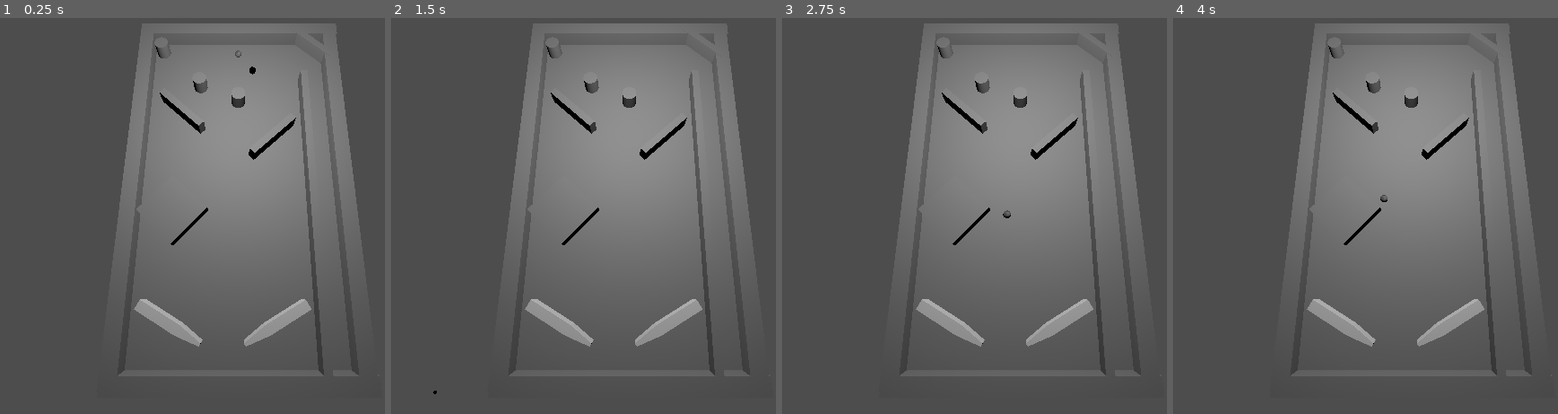
Above: before the commit, frames 1-4 (left to right).
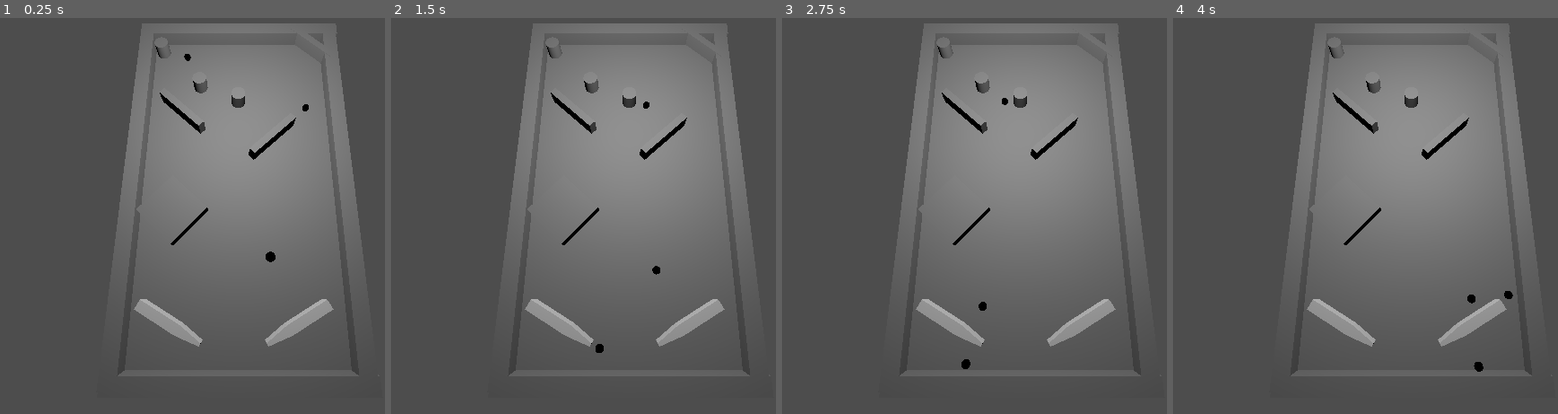
Above: after the commit, the same moments.

Repository: 2Sloppy4slime/Rolling-Heroes-Dev
Game: Godot game, scene res://scenes/base_flipper.tscn
The game is run twice, just before and just after one commit, with the same random seed, the same clock (stepped at 60 frames per second) and the same inputs.
Inputs:
- Up to frame 1 (0.25 s): no input
- Up to frame 2 (1.5 s): hold D (nudge_right) 0.53-1.28 s; hold S (nudge_down) from 1.28 s (still down)
- Up to frame 3 (2.75 s): release S (nudge_down) at 2.03 s; hold D (nudge_right) from 2.03 s (still down)
- Up to frame 4 (4 s): release D (nudge_right) at 2.78 s; hold W (nudge_up) 2.78-3.53 s; hold A (nudge_left) from 3.53 s (still down)

The runs differ from the first frame. In frame 1, 2.1% of the frame differs, in the area x 47-87%, y 8-91%; in frame 2, 2.1%; in frame 3, 2.1%, in the area x 46-87%, y 13-91%; in frame 4, 2.1%.

Commit message:
Collision detection + cleanup!!
YAAAAAAAA

Diff:
--- a/project.godot
+++ b/project.godot
@@ -15,15 +15,13 @@
 config/features=PackedStringArray("4.5", "Forward Plus")
 config/icon="res://images/icon.svg"
 
-[display]
-
-window/size/viewport_width=1920
-window/size/viewport_height=1080
-
 [global_group]
 
 ball="is a playable ball"
 enemy="bad guys :("
+"flipper wall"="flipper wall for colliding"
+"flipper accesory"="bumpers etc... idk for upgrades too"
+"flipper floor"="floor of the level, ignore collision always"
 
 [input]
 
--- a/scenes/base_flipper.tscn
+++ b/scenes/base_flipper.tscn
@@ -1,63 +1,41 @@
-[gd_scene load_steps=35 format=4 uid="uid://d4m22gwseevlt"]
-
-[ext_resource type="Texture2D" uid="uid://1proqf5oq0u8" path="res://images/665699118ff5af724a2006631d54bf0b.jpg" id="1_xwrnc"]
+[gd_scene load_steps=28 format=4 uid="uid://d4m22gwseevlt"]
+
 [ext_resource type="PackedScene" uid="uid://rg8ng4maolo3" path="res://scenes/base_sphere.tscn" id="2_wflre"]
-[ext_resource type="Script" uid="uid://1konv62i3rbx" path="res://scenes/rigid_body_3d.gd" id="3_wflre"]
-
-[sub_resource type="PhysicsMaterial" id="PhysicsMaterial_1pmx4"]
+
+[sub_resource type="PhysicsMaterial" id="PhysicsMaterial_yemdt"]
+friction = 0.0
+
+[sub_resource type="BoxMesh" id="BoxMesh_x8kkn"]
+
+[sub_resource type="BoxShape3D" id="BoxShape3D_kl3nh"]
+
+[sub_resource type="PhysicsMaterial" id="PhysicsMaterial_xwrnc"]
+friction = 0.0
+bounce = 1.0
+
+[sub_resource type="BoxMesh" id="BoxMesh_wflre"]
+
+[sub_resource type="BoxShape3D" id="BoxShape3D_yemdt"]
+
+[sub_resource type="PhysicsMaterial" id="PhysicsMaterial_xuine"]
 friction = 0.0
 bounce = 0.2
 
-[sub_resource type="SphereMesh" id="SphereMesh_x8kkn"]
-
-[sub_resource type="StandardMaterial3D" id="StandardMaterial3D_kl3nh"]
-albedo_color = Color(0.6378432, 0.6378432, 0.6378431, 1)
-metallic = 1.0
-metallic_specular = 0.6
-metallic_texture = ExtResource("1_xwrnc")
-roughness = 0.0
-
-[sub_resource type="SphereShape3D" id="SphereShape3D_tv6xk"]
-radius = 0.5094606
-
-[sub_resource type="PhysicsMaterial" id="PhysicsMaterial_yemdt"]
-friction = 0.0
-
-[sub_resource type="BoxMesh" id="BoxMesh_x8kkn"]
-
-[sub_resource type="BoxShape3D" id="BoxShape3D_kl3nh"]
-
-[sub_resource type="PhysicsMaterial" id="PhysicsMaterial_xwrnc"]
-friction = 0.0
-bounce = 1.0
-
-[sub_resource type="BoxMesh" id="BoxMesh_wflre"]
-
-[sub_resource type="BoxShape3D" id="BoxShape3D_yemdt"]
-
-[sub_resource type="PhysicsMaterial" id="PhysicsMaterial_xuine"]
+[sub_resource type="PhysicsMaterial" id="PhysicsMaterial_eb3d6"]
 friction = 0.0
 bounce = 0.2
 
-[sub_resource type="PhysicsMaterial" id="PhysicsMaterial_eb3d6"]
-friction = 0.0
+[sub_resource type="PhysicsMaterial" id="PhysicsMaterial_nmyrp"]
+friction = 0.1
 bounce = 0.2
 
-[sub_resource type="PhysicsMaterial" id="PhysicsMaterial_nmyrp"]
-friction = 0.0
-bounce = 0.2
-
-[sub_resource type="PhysicsMaterial" id="PhysicsMaterial_tv6xk"]
-friction = 0.0
-bounce = 0.2
+[sub_resource type="PhysicsMaterial" id="PhysicsMaterial_wflre"]
+friction = 0.0
+bounce = 0.6
 
 [sub_resource type="BoxShape3D" id="BoxShape3D_1pmx4"]
 
 [sub_resource type="BoxMesh" id="BoxMesh_kl3nh"]
-
-[sub_resource type="PhysicsMaterial" id="PhysicsMaterial_wflre"]
-friction = 0.0
-bounce = 0.6
 
 [sub_resource type="PhysicsMaterial" id="PhysicsMaterial_x8kkn"]
 friction = 0.0
@@ -130,6 +108,7 @@
 size = Vector3(0.11640167, 0.1362381, 0.8318721)
 
 [sub_resource type="PhysicsMaterial" id="PhysicsMaterial_yw7vg"]
+friction = 0.8
 bounce = 1.0
 
 [node name="Node3D" type="Node3D"]
@@ -142,206 +121,185 @@
 light_energy = 2.0
 omni_range = 104.170135
 
-[node name="sphere1" type="RigidBody3D" parent="."]
-transform = Transform3D(1, 0, 0, 0, 1, 0, 0, 0, 1, 0, 0.8874913, -1.979964)
-physics_material_override = SubResource("PhysicsMaterial_1pmx4")
-script = ExtResource("3_wflre")
-
-[node name="sphere" type="MeshInstance3D" parent="sphere1"]
-transform = Transform3D(0.1, 0, 0, 0, 0.099999994, 0, 0, 0, 0.10000002, 0, 0, 0)
-mesh = SubResource("SphereMesh_x8kkn")
-skeleton = NodePath("../..")
-surface_material_override/0 = SubResource("StandardMaterial3D_kl3nh")
-
-[node name="CollisionShape3D" type="CollisionShape3D" parent="sphere1" groups=["ball"]]
-transform = Transform3D(0.1, 0, 0, 0, 0.1, 0, 0, 0, 0.1, 0, 0, 0)
-shape = SubResource("SphereShape3D_tv6xk")
-
 [node name="sphere2" parent="." instance=ExtResource("2_wflre")]
-transform = Transform3D(0.9998915, 0, 0.0147300465, 0, 1, 0, -0.0147300465, 0, 0.9998915, 0.21816, 0.9318367, -1.9942439)
-gravity_scale = 4.5
-
-[node name="Node3D" type="Node3D" parent="."]
+transform = Transform3D(1, 0, 0, 0, 1, 0, 0, 0, 1, 0.987238, 0.54776293, -1.0621763)
+
+[node name="sphere3" parent="." instance=ExtResource("2_wflre")]
+transform = Transform3D(1, 0, 0, 0, 1, 0, 0, 0, 1, 0.3148809, 0.7034356, 1.3701373)
+
+[node name="sphere4" parent="." instance=ExtResource("2_wflre")]
+transform = Transform3D(1, 0, 0, 0, 1, 0, 0, 0, 1, -0.78881925, 0.8766776, -1.9155794)
+
+[node name="Flipper" type="Node3D" parent="."]
 transform = Transform3D(1, 0, 0, 0, 0.93969244, -0.34202006, 0, 0.34202006, 0.93969244, 0, 0, 0)
 
-[node name="floot" type="StaticBody3D" parent="Node3D"]
+[node name="floor" type="StaticBody3D" parent="Flipper" groups=["flipper floor"]]
 transform = Transform3D(3, 0, 0, 0, 0.2, 0, 0, 0, 5, 0, 0, 0)
 physics_material_override = SubResource("PhysicsMaterial_yemdt")
 
-[node name="MeshInstance3D" type="MeshInstance3D" parent="Node3D/floot"]
+[node name="MeshInstance3D" type="MeshInstance3D" parent="Flipper/floor" groups=["flipper floor"]]
 mesh = SubResource("BoxMesh_x8kkn")
 skeleton = NodePath("../../..")
 
-[node name="CollisionShape3D" type="CollisionShape3D" parent="Node3D/floot"]
+[node name="CollisionShape3D" type="CollisionShape3D" parent="Flipper/floor" groups=["flipper floor"]]
 shape = SubResource("BoxShape3D_kl3nh")
 
-[node name="StaticBody3D2" type="StaticBody3D" parent="Node3D"]
+[node name="LeftWall" type="StaticBody3D" parent="Flipper" groups=["flipper wall"]]
 transform = Transform3D(1, 0, 0, 0, 1, 0, 0, 0, 1, -1.3965575, 0.19422305, 0)
 physics_material_override = SubResource("PhysicsMaterial_xwrnc")
 
-[node name="MeshInstance3D" type="MeshInstance3D" parent="Node3D/StaticBody3D2"]
+[node name="MeshInstance3D" type="MeshInstance3D" parent="Flipper/LeftWall"]
 transform = Transform3D(0.2, 0, 0, 0, 0.2, 0, 0, 0, 5, 0, 0, 0)
 mesh = SubResource("BoxMesh_wflre")
 
-[node name="CollisionShape3D" type="CollisionShape3D" parent="Node3D/StaticBody3D2"]
+[node name="CollisionShape3D" type="CollisionShape3D" parent="Flipper/LeftWall"]
 transform = Transform3D(0.2, 0, 0, 0, 0.2, 0, 0, 0, 5, 0, 0, 0)
 shape = SubResource("BoxShape3D_yemdt")
 
-[node name="StaticBody3D3" type="StaticBody3D" parent="Node3D"]
+[node name="rightwall" type="StaticBody3D" parent="Flipper" groups=["flipper wall"]]
 transform = Transform3D(1, 0, 0, 0, 1, 0, 0, 0, 1, 1.3948919, 0.19422305, 0)
 physics_material_override = SubResource("PhysicsMaterial_xuine")
 
-[node name="MeshInstance3D" type="MeshInstance3D" parent="Node3D/StaticBody3D3"]
+[node name="MeshInstance3D" type="MeshInstance3D" parent="Flipper/rightwall"]
 transform = Transform3D(0.2, 0, 0, 0, 0.2, 0, 0, 0, 5, 0, 0, 0)
 mesh = SubResource("BoxMesh_wflre")
 
-[node name="CollisionShape3D" type="CollisionShape3D" parent="Node3D/StaticBody3D3"]
+[node name="CollisionShape3D" type="CollisionShape3D" parent="Flipper/rightwall"]
 transform = Transform3D(0.2, 0, 0, 0, 0.2, 0, 0, 0, 5, 0, 0, 0)
 shape = SubResource("BoxShape3D_yemdt")
 
-[node name="StaticBody3D4" type="StaticBody3D" parent="Node3D"]
+[node name="topWall" type="StaticBody3D" parent="Flipper"]
 transform = Transform3D(-4.371139e-08, 0, 1, 0, 1, 0, -1, 0, -4.371139e-08, 0.017265677, 0.19422305, -2.40463)
 physics_material_override = SubResource("PhysicsMaterial_eb3d6")
 
-[node name="MeshInstance3D" type="MeshInstance3D" parent="Node3D/StaticBody3D4"]
+[node name="MeshInstance3D" type="MeshInstance3D" parent="Flipper/topWall"]
 transform = Transform3D(0.2, 0, 0, 0, 0.2, 0, 0, 0, 3, 0, 0, 0)
 mesh = SubResource("BoxMesh_wflre")
 
-[node name="CollisionShape3D" type="CollisionShape3D" parent="Node3D/StaticBody3D4"]
+[node name="CollisionShape3D" type="CollisionShape3D" parent="Flipper/topWall"]
 transform = Transform3D(0.2, 0, 0, 0, 0.2, 0, 0, 0, 3, 0, 0, 0)
 shape = SubResource("BoxShape3D_yemdt")
 
-[node name="StaticBody3D5" type="StaticBody3D" parent="Node3D"]
+[node name="Bottomwall" type="StaticBody3D" parent="Flipper"]
 transform = Transform3D(-4.371139e-08, 0, 1, 0, 1, 0, -1, 0, -4.371139e-08, 0.017265677, 0.19422305, 2.4505107)
 physics_material_override = SubResource("PhysicsMaterial_nmyrp")
 
-[node name="MeshInstance3D" type="MeshInstance3D" parent="Node3D/StaticBody3D5"]
+[node name="MeshInstance3D" type="MeshInstance3D" parent="Flipper/Bottomwall"]
 transform = Transform3D(0.2, 0, 0, 0, 0.2, 0, 0, 0, 3, 0, 0, 0)
 mesh = SubResource("BoxMesh_wflre")
 
-[node name="CollisionShape3D" type="CollisionShape3D" parent="Node3D/StaticBody3D5"]
+[node name="CollisionShape3D" type="CollisionShape3D" parent="Flipper/Bottomwall"]
 transform = Transform3D(0.2, 0, 0, 0, 0.2, 0, 0, 0, 3, 0, 0, 0)
 shape = SubResource("BoxShape3D_yemdt")
 
-[node name="StaticBody3D6" type="StaticBody3D" parent="Node3D"]
-transform = Transform3D(-8.742278e-07, 0, 1, 0, 1, 0, -20, 0, -4.371139e-08, 0.9657572, 0.2, 0.37486017)
-physics_material_override = SubResource("PhysicsMaterial_tv6xk")
-
-[node name="CollisionShape3D" type="CollisionShape3D" parent="Node3D/StaticBody3D6"]
-transform = Transform3D(0.2, 0, 0, 0, 0.2, 0, 0, 0, 0.1, 0, 0, 0)
-shape = SubResource("BoxShape3D_1pmx4")
-
-[node name="MeshInstance3D" type="MeshInstance3D" parent="Node3D/StaticBody3D6"]
-transform = Transform3D(0.2, 0, 0, 0, 0.2, 0, 0, 0, 0.1, 0, 0, 0)
-mesh = SubResource("BoxMesh_kl3nh")
-
-[node name="Node3D2" type="Node3D" parent="Node3D"]
-
-[node name="Obstacle 2" type="StaticBody3D" parent="Node3D/Node3D2"]
+[node name="obstacles" type="Node3D" parent="Flipper"]
+
+[node name="Obstacle 2" type="StaticBody3D" parent="Flipper/obstacles"]
 transform = Transform3D(0.7307821, 0, -0.6826108, 0, 1, 0, 0.6826108, 0, 0.7307821, -0.8, 0.2, -1)
 physics_material_override = SubResource("PhysicsMaterial_wflre")
 
-[node name="CollisionShape3D" type="CollisionShape3D" parent="Node3D/Node3D2/Obstacle 2"]
+[node name="CollisionShape3D" type="CollisionShape3D" parent="Flipper/obstacles/Obstacle 2"]
 transform = Transform3D(0.8, 0, 0, 0, 0.2, 0, 0, 0, 0.1, 0, 0, 0)
 shape = SubResource("BoxShape3D_1pmx4")
 
-[node name="MeshInstance3D" type="MeshInstance3D" parent="Node3D/Node3D2/Obstacle 2"]
+[node name="MeshInstance3D" type="MeshInstance3D" parent="Flipper/obstacles/Obstacle 2"]
 transform = Transform3D(0.8, 0, 0, 0, 0.2, 0, 0, 0, 0.1, 0, 0, 0)
 mesh = SubResource("BoxMesh_kl3nh")
 
-[node name="Obstacle 1" type="StaticBody3D" parent="Node3D/Node3D2"]
+[node name="Obstacle 1" type="StaticBody3D" parent="Flipper/obstacles"]
 transform = Transform3D(0.7313537, 0, 0.6819984, 0, 1, 0, -0.6819984, 0, 0.7313537, 0.47513562, 0.2, -0.5871142)
 physics_material_override = SubResource("PhysicsMaterial_x8kkn")
 
-[node name="CollisionShape3D" type="CollisionShape3D" parent="Node3D/Node3D2/Obstacle 1"]
+[node name="CollisionShape3D" type="CollisionShape3D" parent="Flipper/obstacles/Obstacle 1"]
 transform = Transform3D(0.8, 0, 0, 0, 0.2, 0, 0, 0, 0.1, 0, 0, 0)
 shape = SubResource("BoxShape3D_1pmx4")
 
-[node name="MeshInstance3D" type="MeshInstance3D" parent="Node3D/Node3D2/Obstacle 1"]
+[node name="MeshInstance3D" type="MeshInstance3D" parent="Flipper/obstacles/Obstacle 1"]
 transform = Transform3D(0.8, 0, 0, 0, 0.2, 0, 0, 0, 0.1, 0, 0, 0)
 mesh = SubResource("BoxMesh_kl3nh")
 
-[node name="Bumper 1" type="StaticBody3D" parent="Node3D/Node3D2"]
+[node name="Bumper 1" type="StaticBody3D" parent="Flipper/obstacles"]
 transform = Transform3D(1, 0, 0, 0, 1, 0, 0, 0, 1, -0.56457245, 0.2, -1.4849155)
 physics_material_override = SubResource("PhysicsMaterial_kl3nh")
 
-[node name="MeshInstance3D" type="MeshInstance3D" parent="Node3D/Node3D2/Bumper 1"]
+[node name="MeshInstance3D" type="MeshInstance3D" parent="Flipper/obstacles/Bumper 1"]
 transform = Transform3D(0.2, 0, 0, 0, 0.1, 0, 0, 0, 0.2, 0, 0, 0)
 mesh = SubResource("CylinderMesh_tv6xk")
 
-[node name="CollisionShape3D" type="CollisionShape3D" parent="Node3D/Node3D2/Bumper 1"]
+[node name="CollisionShape3D" type="CollisionShape3D" parent="Flipper/obstacles/Bumper 1"]
 transform = Transform3D(0.2, 0, 0, 0, 0.1, 0, 0, 0, 0.2, 0, 0, 0)
 shape = SubResource("CylinderShape3D_shq33")
 
-[node name="Bumper 2" type="StaticBody3D" parent="Node3D/Node3D2"]
+[node name="Bumper 2" type="StaticBody3D" parent="Flipper/obstacles"]
 transform = Transform3D(1, 0, 0, 0, 0.99999994, 0, 0, 0, 0.99999994, 0.0005168915, 0.20000002, -1.2224776)
 physics_material_override = SubResource("PhysicsMaterial_mbw2x")
 
-[node name="MeshInstance3D" type="MeshInstance3D" parent="Node3D/Node3D2/Bumper 2"]
+[node name="MeshInstance3D" type="MeshInstance3D" parent="Flipper/obstacles/Bumper 2"]
 transform = Transform3D(0.2, 0, 0, 0, 0.1, 0, 0, 0, 0.2, 0, 0, 0)
 mesh = SubResource("CylinderMesh_tv6xk")
 
-[node name="CollisionShape3D" type="CollisionShape3D" parent="Node3D/Node3D2/Bumper 2"]
+[node name="CollisionShape3D" type="CollisionShape3D" parent="Flipper/obstacles/Bumper 2"]
 transform = Transform3D(0.2, 0, 0, 0, 0.1, 0, 0, 0, 0.2, 0, 0, 0)
 shape = SubResource("CylinderShape3D_shq33")
 
-[node name="Coin" type="StaticBody3D" parent="Node3D/Node3D2"]
+[node name="Coin" type="StaticBody3D" parent="Flipper/obstacles"]
 transform = Transform3D(0.7307821, 0, -0.6826108, 0, 1, 0, 0.6826108, 0, 0.7307821, 1.1393356, 0.2, -2.1531253)
 physics_material_override = SubResource("PhysicsMaterial_hgs3o")
 
-[node name="CollisionShape3D" type="CollisionShape3D" parent="Node3D/Node3D2/Coin"]
+[node name="CollisionShape3D" type="CollisionShape3D" parent="Flipper/obstacles/Coin"]
 transform = Transform3D(0.8, 0, 0, 0, 0.2, 0, 0, 0, 0.1, 0, 0, 0)
 shape = SubResource("BoxShape3D_1pmx4")
 
-[node name="MeshInstance3D" type="MeshInstance3D" parent="Node3D/Node3D2/Coin"]
+[node name="MeshInstance3D" type="MeshInstance3D" parent="Flipper/obstacles/Coin"]
 transform = Transform3D(0.8, 0, 0, 0, 0.2, 0, 0, 0, 0.1, 0, 0, 0)
 mesh = SubResource("BoxMesh_kl3nh")
 
-[node name="Bumper3" type="StaticBody3D" parent="Node3D/Node3D2"]
+[node name="Bumper3" type="StaticBody3D" parent="Flipper/obstacles"]
 transform = Transform3D(1, 0, 0, 0, 1, 0, 0, 0, 1, -1.1675388, 0.2, -2.1259222)
 physics_material_override = SubResource("PhysicsMaterial_1wn12")
 
-[node name="MeshInstance3D" type="MeshInstance3D" parent="Node3D/Node3D2/Bumper3"]
+[node name="MeshInstance3D" type="MeshInstance3D" parent="Flipper/obstacles/Bumper3"]
 transform = Transform3D(0.2, 0, 0, 0, 0.1, 0, 0, 0, 0.2, 0, 0, 0)
 mesh = SubResource("CylinderMesh_tv6xk")
 
-[node name="CollisionShape3D" type="CollisionShape3D" parent="Node3D/Node3D2/Bumper3"]
+[node name="CollisionShape3D" type="CollisionShape3D" parent="Flipper/obstacles/Bumper3"]
 transform = Transform3D(0.2, 0, 0, 0, 0.1, 0, 0, 0, 0.2, 0, 0, 0)
 shape = SubResource("CylinderShape3D_shq33")
 
-[node name="Gros bidule au milieu" type="StaticBody3D" parent="Node3D"]
+[node name="Gros bidule au milieu" type="StaticBody3D" parent="Flipper"]
 transform = Transform3D(0.7307821, 0, -0.6826108, -4.4703484e-08, 1.0000007, -2.9802322e-08, 0.6826112, 2.9802322e-08, 0.7307826, -0.84640276, 0.18057811, 0.4748675)
 physics_material_override = SubResource("PhysicsMaterial_84xgc")
 
-[node name="CollisionShape3D" type="CollisionShape3D" parent="Node3D/Gros bidule au milieu"]
+[node name="CollisionShape3D" type="CollisionShape3D" parent="Flipper/Gros bidule au milieu"]
 transform = Transform3D(0.64, 0, 0, 0, 0.16, 0, 0, 0, 0.64, 0, 0, 0)
 shape = SubResource("BoxShape3D_1pmx4")
 
-[node name="MeshInstance3D" type="MeshInstance3D" parent="Node3D/Gros bidule au milieu"]
+[node name="MeshInstance3D" type="MeshInstance3D" parent="Flipper/Gros bidule au milieu"]
 transform = Transform3D(0.64, 0, 0, 0, 0.16, 0, 0, 0, 0.64, 0, 0, 0)
 mesh = SubResource("BoxMesh_kl3nh")
 
-[node name="PaleG" type="StaticBody3D" parent="Node3D"]
+[node name="PaleG" type="StaticBody3D" parent="Flipper"]
 transform = Transform3D(-0.5, 0, -0.8660253, 0, 1, 0, 0.8660253, 0, -0.5, -0.7933021, 0.17002118, 1.8380549)
 physics_material_override = SubResource("PhysicsMaterial_0b7l0")
 
-[node name="Cube" type="MeshInstance3D" parent="Node3D/PaleG"]
+[node name="Cube" type="MeshInstance3D" parent="Flipper/PaleG"]
 transform = Transform3D(0.18, 0, -7.450581e-09, 0, 0.3, 0, 7.450581e-09, 0, 0.18, 0, 0.016465068, 0)
 mesh = SubResource("ArrayMesh_w7pml")
 skeleton = NodePath("")
 
-[node name="CollisionShape3D" type="CollisionShape3D" parent="Node3D/PaleG"]
+[node name="CollisionShape3D" type="CollisionShape3D" parent="Flipper/PaleG"]
 transform = Transform3D(1, 0, 0, 0, 1, 0, 0, 0, 1, -0.00076305866, 0.008861542, -0.0020456314)
 shape = SubResource("BoxShape3D_n1vkw")
 
-[node name="PaleD" type="StaticBody3D" parent="Node3D"]
+[node name="PaleD" type="StaticBody3D" parent="Flipper"]
+transform = Transform3D(1, 0, 0, 0, 0.99999994, 0, 0, 0, 0.99999994, 0.24831402, 0, 0)
 physics_material_override = SubResource("PhysicsMaterial_yw7vg")
 
-[node name="Cube" type="MeshInstance3D" parent="Node3D/PaleD"]
+[node name="Cube" type="MeshInstance3D" parent="Flipper/PaleD"]
 transform = Transform3D(-0.09, 0, 0.15588456, 0, 0.3, 0, -0.15588456, 0, -0.09, 0.43961346, 0.18648624, 1.8380549)
 mesh = SubResource("ArrayMesh_w7pml")
 skeleton = NodePath("")
 
-[node name="CollisionShape3D" type="CollisionShape3D" parent="Node3D/PaleD"]
+[node name="CollisionShape3D" type="CollisionShape3D" parent="Flipper/PaleD"]
 transform = Transform3D(-0.5, 0, 0.8660253, 0, 1, 0, -0.8660253, 0, -0.5, 0.44242564, 0.17888272, 1.8355117)
 shape = SubResource("BoxShape3D_n1vkw")
--- a/scenes/base_sphere.tscn
+++ b/scenes/base_sphere.tscn
@@ -1,6 +1,6 @@
 [gd_scene load_steps=6 format=3 uid="uid://rg8ng4maolo3"]
 
-[ext_resource type="Script" uid="uid://c8msfpuh6a5e1" path="res://scripts/base_sphere.gd" id="1_4bfup"]
+[ext_resource type="Script" uid="uid://1konv62i3rbx" path="res://scripts/balle.gd" id="1_4bfup"]
 
 [sub_resource type="PhysicsMaterial" id="PhysicsMaterial_4bfup"]
 friction = 0.0
@@ -20,7 +20,6 @@
 [node name="sphere" type="RigidBody3D"]
 physics_material_override = SubResource("PhysicsMaterial_4bfup")
 script = ExtResource("1_4bfup")
-bounce_factor = 1.0
 
 [node name="sphere" type="MeshInstance3D" parent="."]
 transform = Transform3D(0.1, 0, 0, 0, 0.099999994, 0, 0, 0, 0.10000002, 0, 0, 0)
--- a/scenes/rigid_body_3d.gd
+++ /dev/null
@@ -1,70 +0,0 @@
-extends RigidBody3D
-@export var nudge_id = 0
-@export var bounce_factor = 0.9
-@export var base_points_multiplier = 1
-@export var flat_damage = 1
-@export var base_damage_multiplier = 1
-@export var max_damage_multiplier = 4 #damage changes with speed
-@export var launch_speed = 20
-@export var Canbreakshield = false
-@export var Ismultiball = false
-@export var Nudgeready = false
-@export var Pointstochargenudge = 100
-@export var Currentpointstonudge = 0
-@export var next_bounce_functions = [] #[(func,idcollision)]
-@export var next_bounce_condition_id = 0
-func _input(event):
-
-	if event.is_action_pressed("nudge_up"):
-		pass
-	if event.is_action_pressed("nudge_down"):
-		pass
-	if event.is_action_pressed("nudge_left"):
-		pass
-	if event.is_action_pressed("nudge_right"):
-		pass
-
-# mangez ma gock especes de zebzebzeb
-
-# Function : will play functions if bounces happens correctly, call immediately after touching another hull
-func bouncecheck():
-	for i in next_bounce_functions :
-		if bounce_cond_by_id(i[1]) :
-			call(i[0])
-
-
-
-
-# Function : checks which kind of hull touched the ball for pale upgrades
-func bounce_cond_by_id(id):
-	match id :
-		0 : #tout
-			return true
-		1 : #ennemy
-			#if latest collision was enemy then return
-			pass
-		2 : #pales
-			#if latest collision was pale then
-			pass
-		3 : #sticker
-			pass
-		4 : #bouclier
-			pass
-		5 : #multiball
-			pass
-		6 :
-			pass
-		_ :
-			return false
-	return false
-
-func nudge_func():
-	match nudge_id :
-		0 :
-			pass
-		1: #multiball : splits into 3 : 1 nudged (base) 1 stopped and 1 random pushed
-			pass
-		2: #shieldbreaker : breaks any shield on the field
-			pass
-		_:
-			pass
--- a/scenes/balle.gd
+++ b/scripts/balle.gd
@@ -13,6 +13,20 @@
 @export var Currentpointstonudge = 0
 @export var next_bounce_functions = [] #[(func,idcollision)]
 @export var next_bounce_condition_id = 0
+func _ready():
+	self.set_contact_monitor(true)
+	self.set_max_contacts_reported(5)
+	pass
+
+var last_bounce_list = []
+func _physics_process(delta: float) -> void:
+	for node in get_colliding_bodies():
+		if !node.is_in_group("flipper floor") and !node in last_bounce_list:
+			print(self.name + "collided with : " + node.name)
+
+	last_bounce_list = get_colliding_bodies()
+
+
 func _input(event):
 
 	if event.is_action_pressed("nudge_up"):
--- a/scripts/base_sphere.gd
+++ /dev/null
@@ -1,70 +0,0 @@
-extends RigidBody3D
-@export var nudge_id = 0
-@export var bounce_factor = 0.9
-@export var base_points_multiplier = 1
-@export var flat_damage = 1
-@export var base_damage_multiplier = 1
-@export var max_damage_multiplier = 4 #damage changes with speed
-@export var launch_speed = 20
-@export var Canbreakshield = false
-@export var Ismultiball = false
-@export var Nudgeready = false
-@export var Pointstochargenudge = 100
-@export var Currentpointstonudge = 0
-@export var next_bounce_functions = [] #[(func,idcollision)]
-@export var next_bounce_condition_id = 0
-func _input(event):
-
-	if event.is_action_pressed("nudge_up"):
-		pass
-	if event.is_action_pressed("nudge_down"):
-		pass
-	if event.is_action_pressed("nudge_left"):
-		pass
-	if event.is_action_pressed("nudge_right"):
-		pass
-
-# mangez ma gock especes de zebzebzeb
-
-# Function : will play functions if bounces happens correctly, call immediately after touching another hull
-func bouncecheck():
-	for i in next_bounce_functions :
-		if bounce_cond_by_id(i[1]) :
-			call(i[0])
-
-
-
-
-# Function : checks which kind of hull touched the ball for pale upgrades
-func bounce_cond_by_id(id):
-	match id :
-		0 : #tout
-			return true
-		1 : #ennemy
-			#if latest collision was enemy then return
-			pass
-		2 : #pales
-			#if latest collision was pale then
-			pass
-		3 : #sticker
-			pass
-		4 : #bouclier
-			pass
-		5 : #multiball
-			pass
-		6 :
-			pass
-		_ :
-			return false
-	return false
-
-func nudge_func():
-	match nudge_id :
-		0 :
-			pass
-		1: #multiball : splits into 3 : 1 nudged (base) 1 stopped and 1 random pushed
-			pass
-		2: #shieldbreaker : breaks any shield on the field
-			pass
-		_:
-			pass
Not shown, removed: scenes/balle.gd.uid
Renamed: scenes/rigid_body_3d.gd.uid -> scripts/balle.gd.uid
Not shown, removed: scripts/base_sphere.gd.uid
